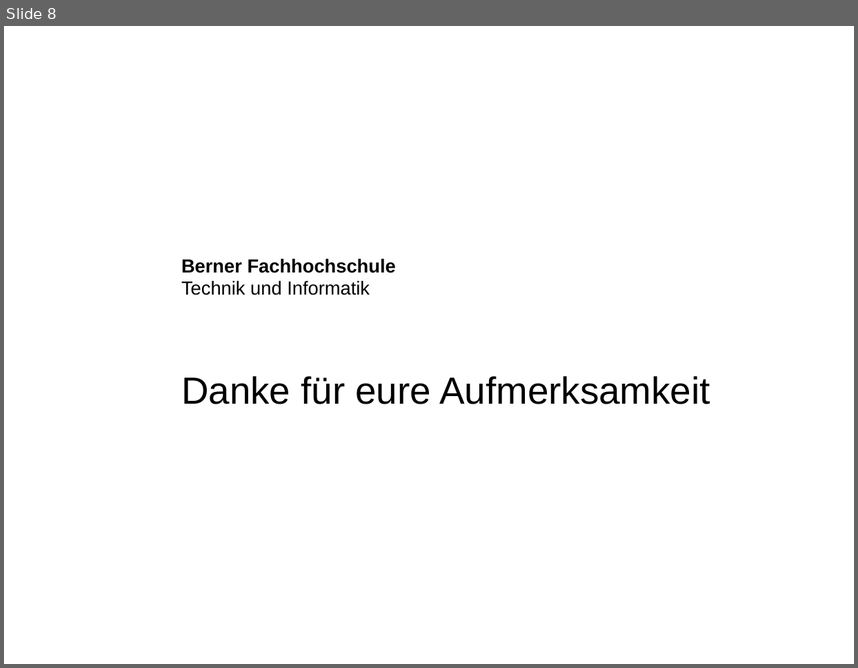
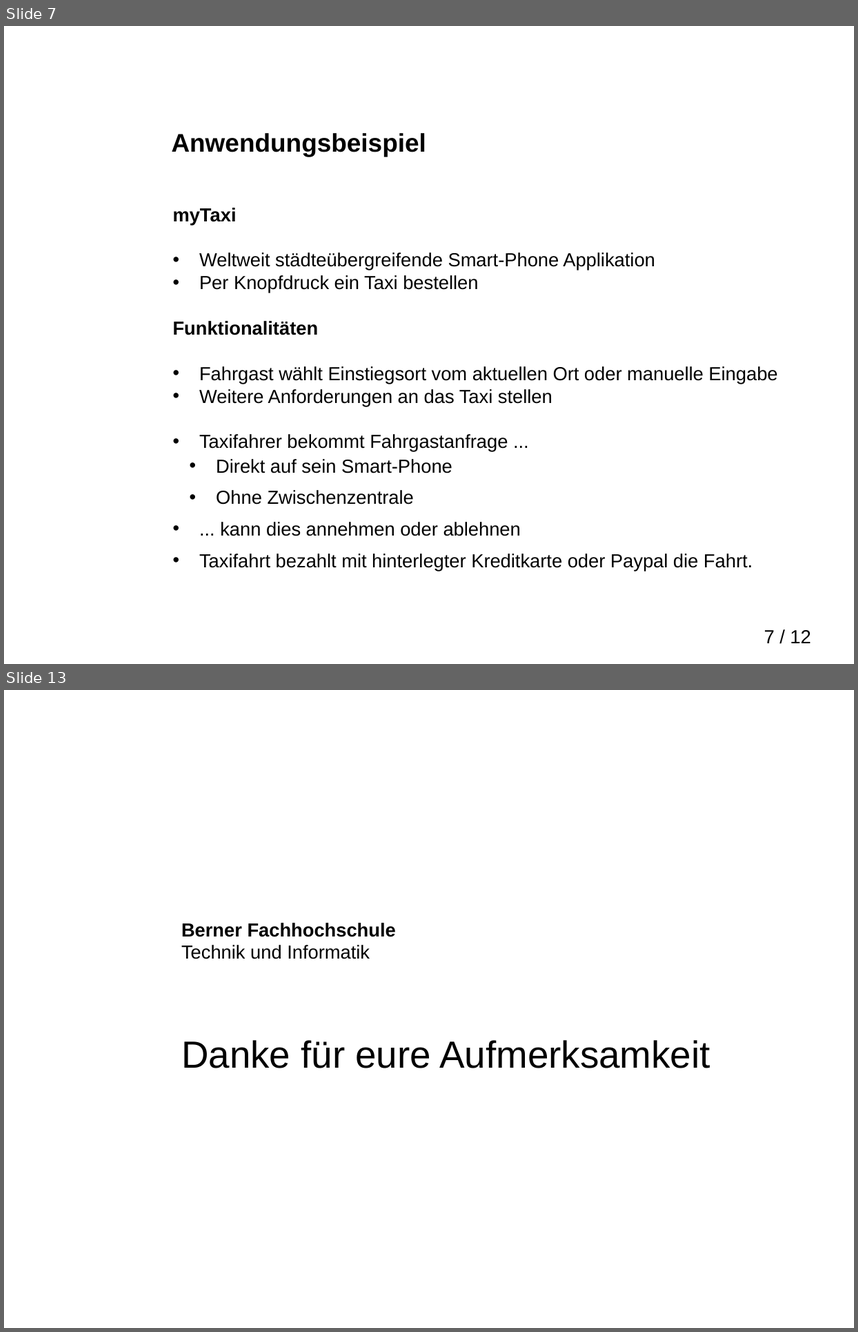
Before and after one commit to martinmoserswiss/LBSSwitzerland, a slide deck: Präsentation/Praesentation_LBS_in_Switzerland.pptx. Shown one above the other, each under a label of ours: slide 8 before the commit, slides 7 and 13 after it; the slides between them are not shown. The pictures are 858x668 and 858x1332 pixels, drawn with LibreOffice and Linux fonts; fonts in the diff are those of the drawing; background and template pictures are left out. Boxes give left, top, right and bottom in pixels: in the first picture for what was removed or moved away, otherwise in the second. Text is boxed around its words. In the diff, an @@ line names an element or a change of style, - is before the commit and + after.

```diff
--- a/Präsentation/Praesentation_LBS_in_Switzerland.pptx
+++ b/Präsentation/Praesentation_LBS_in_Switzerland.pptx
@@ slide 7 added at (x1=4, y1=26, x2=854, y2=664), background picture (left out) @@
@@ text added at (x1=172, y1=36, x2=597, y2=74), 12 pt, text #FFFFFF, bold @@
+Berner Fachhochschule
+Technik und Informatik
@@ title added at (x1=172, y1=133, x2=426, y2=156), 21.6 pt, text #000000, bold @@
+Anwendungsbeispiel
@@ text added at (x1=173, y1=207, x2=777, y2=570), 16 pt, text #000000 @@
+myTaxi
+• Weltweit städteübergreifende Smart-Phone Applikation
+• Per Knopfdruck ein Taxi bestellen
+Funktionalitäten
+• Fahrgast wählt Einstiegsort vom aktuellen Ort oder manuelle Eingabe
+• Weitere Anforderungen an das Taxi stellen
+• Taxifahrer bekommt Fahrgastanfrage ...
+    • Direkt auf sein Smart-Phone
+    • Ohne Zwischenzentrale
+  • ... kann dies annehmen oder ablehnen
+  • Taxifahrt bezahlt mit hinterlegter Kreditkarte oder Paypal die Fahrt.
@@ page number added at (x1=764, y1=630, x2=811, y2=643), 16 pt, text #000000 @@
+7 / 12
@@ what was slide 8 is now slide 13 @@
```
Also in this commit, not shown: 5 slides changed, 7 other slides added, 3 slides removed, 3 other files.
